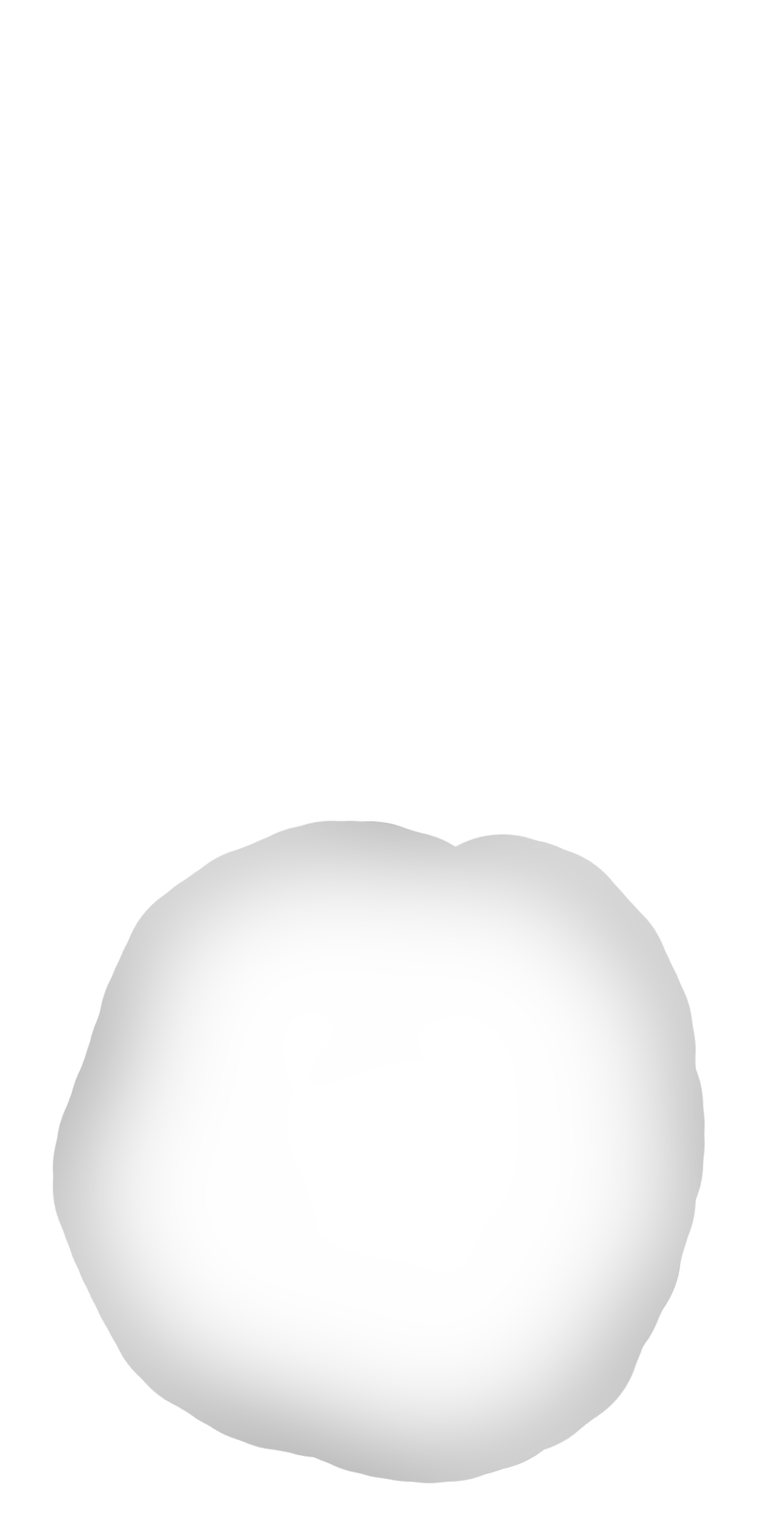
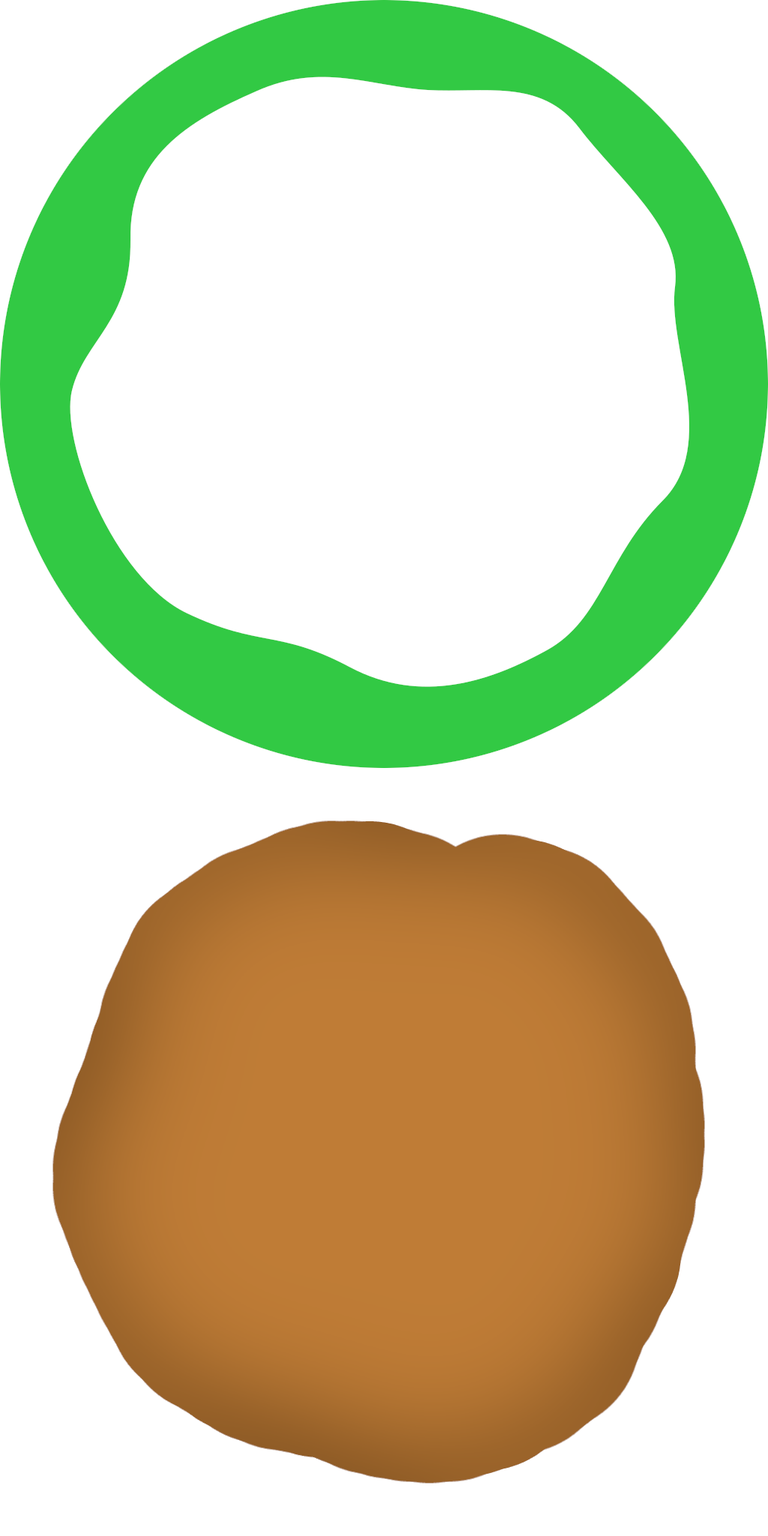
Two versions of the same layered image (768x1536). Layer-by-layer changes:
painted on "Grass" over [0, 0, 768, 768]
painted on "Dirt" over [52, 820, 705, 1484]
